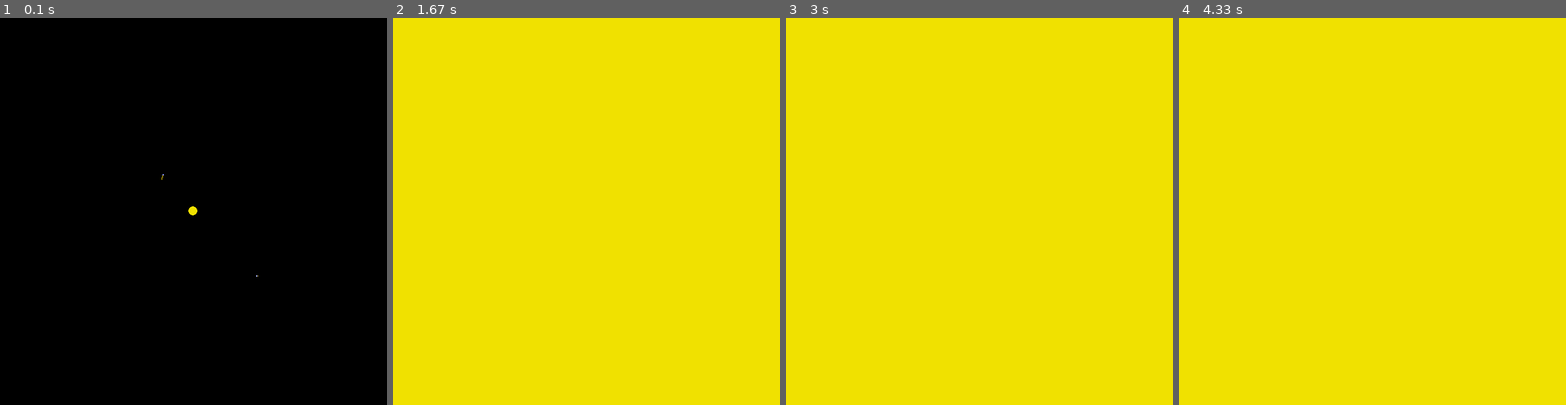
Above: before the commit, frames 1-4 (left to right).
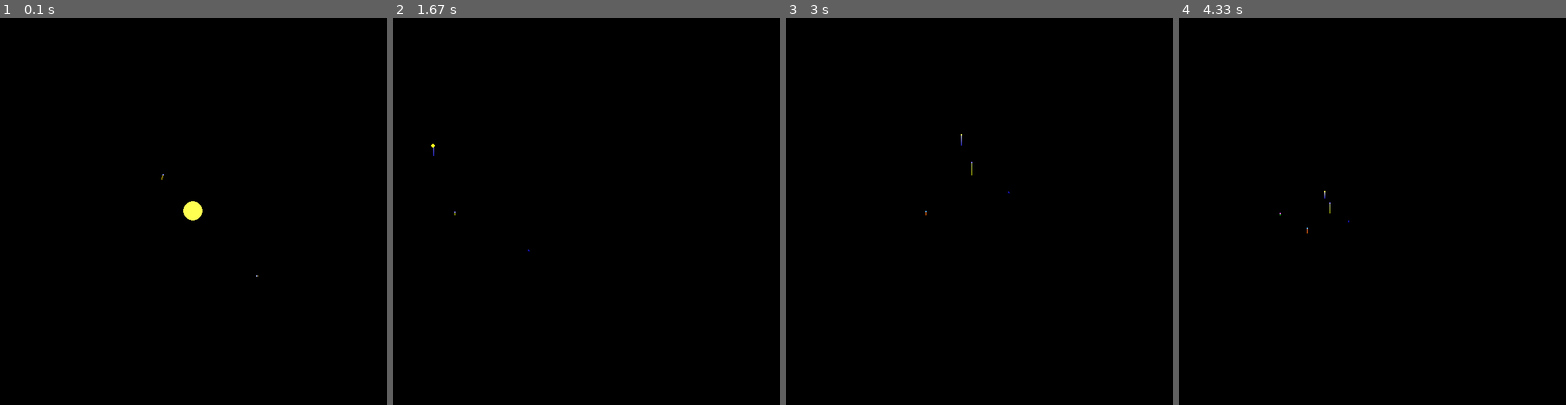
Above: after the commit, the same moments.

Repository: horstjens/PygamePlanets
Game: pygame game, started from planetgame.py
Same seed, same stepped clock (60 frames per second), same inputs: the game is played once before the commit and once after it.
Inputs (mouse positions are in pixels of both pictures, inside the frame that each line leads up to):
- Up to frame 1 (0.1 s): no input
- Up to frame 2 (1.67 s): tap 0 at 0.33 s; hold Right 0.67-1.13 s; move the mouse to (493, 215) at 0.7 s; tap Space at 0.73, 1.03, 1.23, 1.57 s; tap - at 0.82 s; hold Up 1.17-1.47 s; tap 5 at 1.32 s; hold Right from 1.5 s (still down)
- Up to frame 3 (3 s): tap Space at 1.87, 2.07, 2.37, 2.63, 2.97 s; release Right at 1.97 s; hold Left 2-2.53 s; tap - at 2.15 s; hold Down 2.57-2.87 s; tap 5 at 2.72 s; hold Left from 2.9 s (still down)
- Up to frame 4 (4.33 s): tap Space at 3.27, 3.4, 3.8, 4.1 s; release Left at 3.3 s; hold Up 3.33-3.7 s; tap - at 3.48 s; hold Right from 3.73 s (still down); tap 5 at 3.88 s

The runs differ from the first frame. In frame 1, 0.2% of the frame differs, in the area x 47-53%, y 47-53%; in frame 2, 100%, in the area x 0-100%, y 0-100%; in frame 3, 100%; in frame 4, 100%.

Commit message:
New Suns

Diff:
--- a/particles.py
+++ b/particles.py
@@ -25,12 +25,16 @@
 
 def combine(p1, p2):
     if math.hypot(p1.x - p2.x, p1.y - p2.y) < p1.size + p2.size:
+
         total_mass = p1.mass + p2.mass
         p1.x = (p1.x*p1.mass + p2.x*p2.mass)/total_mass
         p1.y = (p1.y*p1.mass + p2.y*p2.mass)/total_mass
         (p1.angle, p1.speed) = addVectors((p1.angle, p1.speed*p1.mass/total_mass), (p2.angle, p2.speed*p2.mass/total_mass))
         p1.speed *= (p1.elasticity*p2.elasticity)
-        p1.mass += p2.mass
+        if p1.sun and not p2.sun:
+            pass#sun doesnt grow by getting fed with planets, only does with other suns.
+        else:
+            p1.mass += p2.mass
         p1.collide_with = p2
 
 def collide(p1, p2):
@@ -60,7 +64,7 @@
 class Particle:
     """ A circular object with a velocity, size and mass """
 
-    def __init__(self, xxx_todo_changeme, size, mass=1):
+    def __init__(self, xxx_todo_changeme, size, mass=1, sun=False):
         (x, y) = xxx_todo_changeme
 
         self.x = x
@@ -74,6 +78,8 @@
         self.drag = 1
         self.elasticity = 0.9
         self.history = []
+        self.sun = sun
+        print ("sun",self.sun)
 
     def move(self):
         """ Update position based on speed, angle """
@@ -162,14 +168,17 @@
 
         for i in range(n):
             size = kargs.get('size', random.randint(10, 20))
+            sun = kargs.get("sun", False)
             mass = kargs.get('mass', random.randint(100, 10000))
             x = kargs.get('x', random.uniform(size, self.width-size))
             y = kargs.get('y', random.uniform(size, self.width-size))
             #print("automatic xy: ", x, y)
-            particle = Particle((x, y), size, mass)
+            particle = Particle((x, y), size, mass, sun)
             particle.speed = kargs.get('speed', random.random())
             particle.angle = kargs.get('angle', random.uniform(0, math.pi*2))
             particle.colour = kargs.get('colour', (0, 0, 255))
+            if sun:
+                particle.colour = (255,255,0)
             particle.drag = (particle.mass/(particle.mass + self.mass_of_air)) ** particle.size
 
             self.particles.append(particle)
--- a/planetgame.py
+++ b/planetgame.py
@@ -65,8 +65,8 @@
 universe_screen = UniverseScreen(width, height)
 
 #sonne
-universe.addParticles(mass=150, size=calculateRadius(150), speed=0, x=300, y=300,
-                          colour=(240,225,0))
+#universe.addParticles(mass=150, size=calculateRadius(150), speed=0, x=300, y=300,
+#                          colour=(240,225,0))
 #for p in range(5):
 #    particle_mass = random.randint(10,25)
 #    particle_size = calculateRadius(particle_mass)
@@ -76,8 +76,8 @@
 #                                  random.randint(128,255)))
 
 #-------------------Sun--------------------
-particle_mass = 90
-particle_size = calculateRadius(particle_mass)
+particle_mass = 240
+particle_size = calculateRadius(particle_mass) *2
 x = 300
 y = 300
 
@@ -85,8 +85,8 @@
 py = y / universe_screen.magnification  - universe_screen.my / universe_screen.magnification - universe_screen.dy
 
 universe.addParticles(mass=particle_mass, size=particle_size, speed=0,
-					  colour=(255,255,0),
-					  x=px,y=py,angle=0)
+                      colour=(255,255,0),
+                      x=px,y=py,angle=0, sun=True)
 
 #------------------------Mercury-----------------
 particle_mass = 10
@@ -100,8 +100,8 @@
 py = y / universe_screen.magnification  - universe_screen.my / universe_screen.magnification - universe_screen.dy
 
 universe.addParticles(mass=particle_mass, size=particle_size, speed=1,
-					  colour=(random.randint(0,255),random.randint(0,255),255),
-					  x=px,y=py,angle=angle)
+                      colour=(random.randint(0,255),random.randint(0,255),255),
+                      x=px,y=py,angle=angle)
 #--------------------venus--------------
 particle_mass = 10
 particle_size = calculateRadius(particle_mass)
@@ -114,8 +114,8 @@
 py = y / universe_screen.magnification  - universe_screen.my / universe_screen.magnification - universe_screen.dy
 
 universe.addParticles(mass=particle_mass, size=particle_size, speed=0.3,
-					  colour=(random.randint(0,255),random.randint(0,255),255),
-					  x=px,y=py,angle=angle)
+                      colour=(random.randint(0,255),random.randint(0,255),255),
+                      x=px,y=py,angle=angle)
 
 key_to_function = {
     pygame.K_LEFT:   (lambda x: x.scroll(dx = 1)),
@@ -283,6 +283,9 @@
         if size < 2:
             pygame.draw.rect(screen, p.colour, (x, y, 2, 2))
         else:
+            if p.sun:
+                p.colour = (255,255,random.randint(0,100))
+                print("PUND")
             pygame.draw.circle(screen, p.colour, (x, y), size, 0)
 
 
